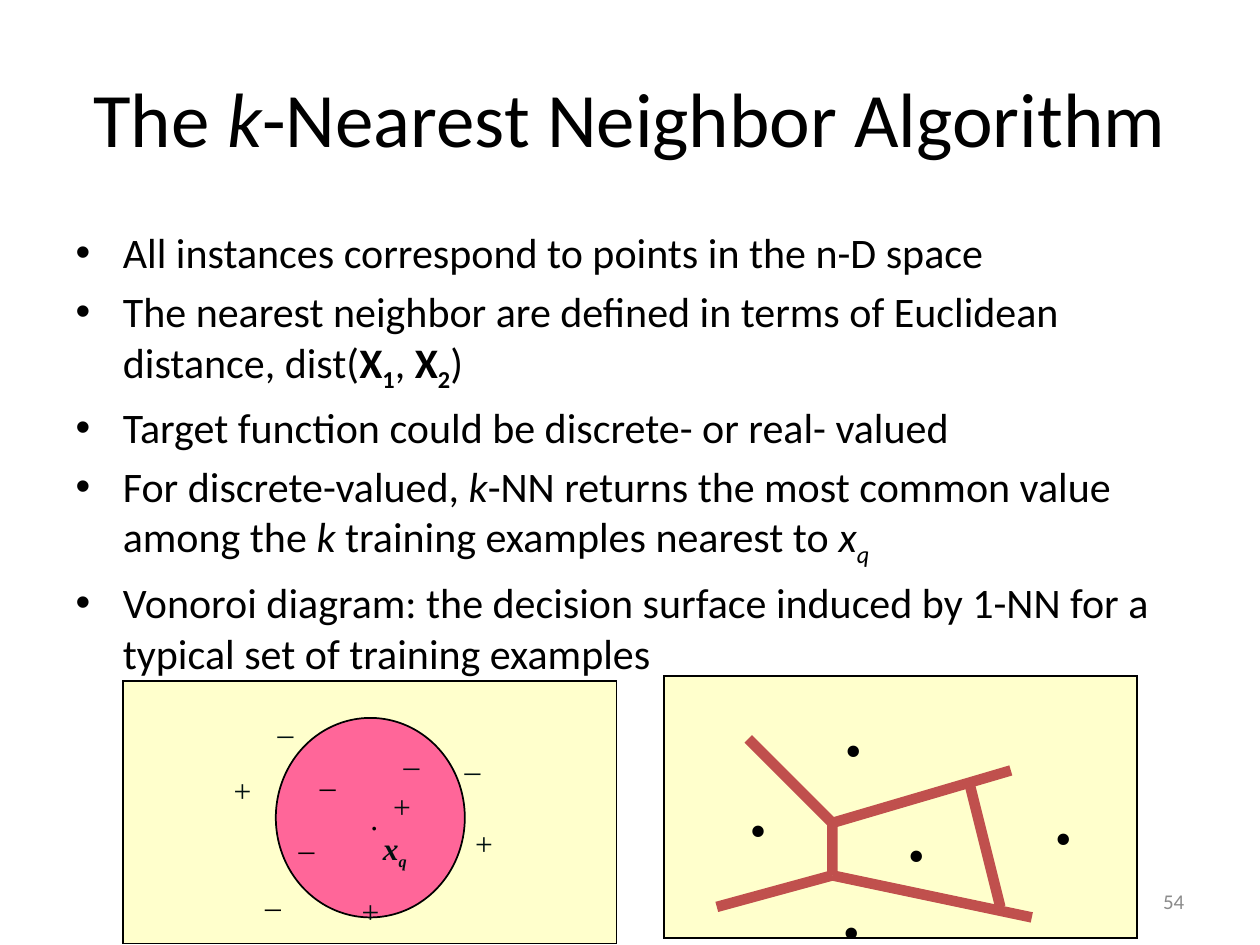
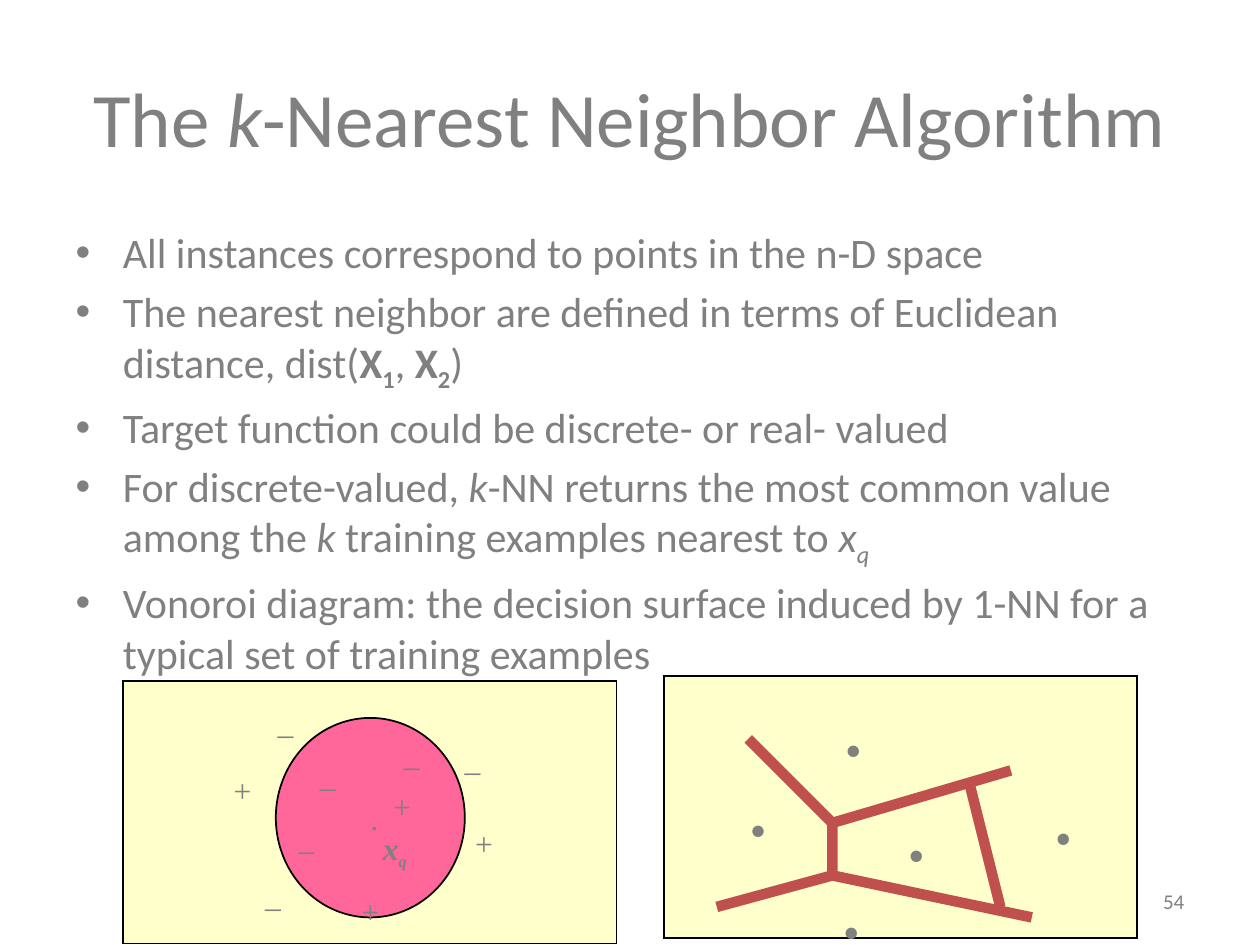
Before and after one commit to mjiang89/mjiang89.github.io, a slide deck: slide 54 of teaching/CS412Summer17-Chapter9.pptx. Drawn at 1260x945 pixels with LibreOffice and Linux fonts; fonts in the diff are those of the drawing. Boxes give left, top, right and bottom in pixels: in the first picture for what was removed or moved away, otherwise in the second. Text is boxed around its words. In the diff, an @@ line names an element or a change of style, - is before the commit and + after.

```diff
--- a/teaching/CS412Summer17-Chapter9.pptx
+++ b/teaching/CS412Summer17-Chapter9.pptx
@@ text colour #000000 to #808080 in 11 elements at <box>93,93,1164,160</box>, <box>123,239,1148,676</box>, <box>276,718,465,917</box>, <box>307,750,349,800</box>, <box>286,813,328,863</box>, <box>253,871,295,921</box>, <box>833,680,876,777</box>, <box>896,786,939,883</box>, <box>830,863,873,945</box>, <box>737,760,780,857</box>, <box>1042,769,1085,866</box> @@
@@ text colour #001010 to #808080 in 8 elements at <box>370,823,421,873</box>, <box>381,781,423,832</box>, <box>349,886,389,936</box>, <box>392,728,433,779</box>, <box>452,733,494,784</box>, <box>222,765,265,815</box>, <box>266,697,307,747</box>, <box>462,818,505,868</box> @@
```
Also in this commit, not shown: 18 other slides changed, 4 other files.
